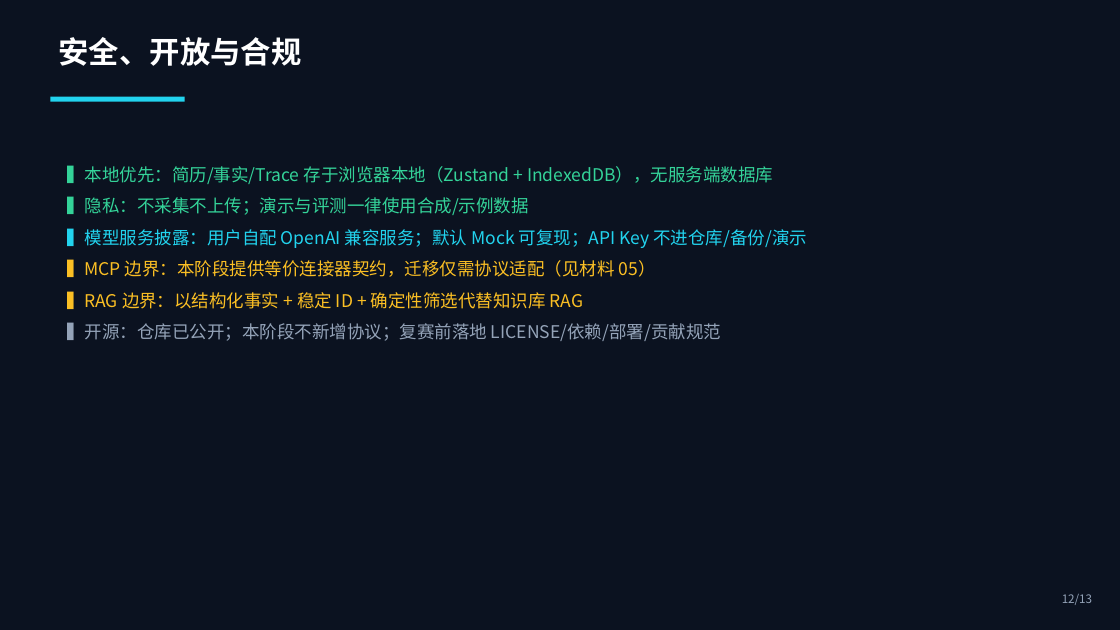
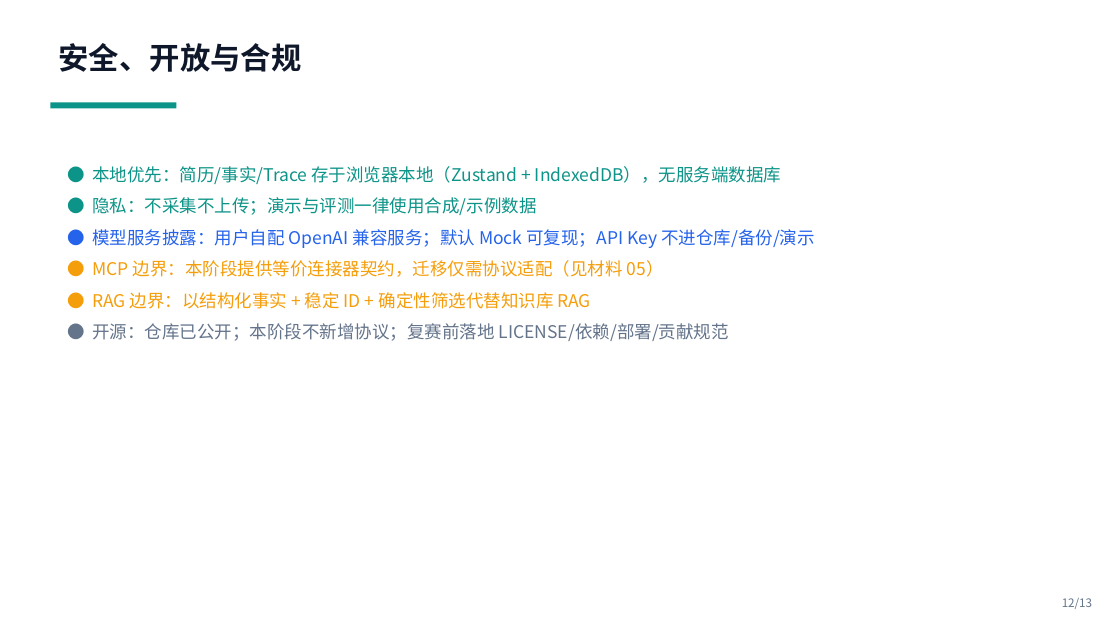
Before and after one commit to yingchao4399/resume-expert, a slide deck: slide 12 of competition/initial/01-solution-deck.pptx. Drawn at 1120x630 pixels with LibreOffice and Linux fonts; fonts in the diff are those of the drawing. Boxes give left, top, right and bottom in pixels: in the first picture for what was removed or moved away, otherwise in the second. Text is boxed around its words. In the diff, an @@ line names an element or a change of style, - is before the commit and + after.

```diff
--- a/competition/initial/01-solution-deck.pptx
+++ b/competition/initial/01-solution-deck.pptx
@@ rectangle removed at bbox=[0, 0, 1120, 630] @@
@@ text "安全、开放与合规" at bbox=[59, 43, 302, 72]: text colour #FFFFFF to #0F172A @@
@@ rectangle: place and size @@
-rectangle at bbox=[50, 97, 185, 102]
+rectangle at bbox=[50, 103, 176, 108]
@@ rectangle at bbox=[50, 103, 176, 108]: fill #22D3EE to #0D9488 @@
@@ text at bbox=[92, 166, 815, 341]: text changed; text colour #34D399 to #0D9488 @@
-▍本地优先：简历/事实/Trace 存于浏览器本地（Zustand + IndexedDB），无服务端数据库
-▍隐私：不采集不上传；演示与评测一律使用合成/示例数据
-▍模型服务披露：用户自配 OpenAI 兼容服务；默认 Mock 可复现；API Key 不进仓库/备份/演示
-▍MCP 边界：本阶段提供等价连接器契约，迁移仅需协议适配（见材料 05）
-▍RAG 边界：以结构化事实 + 稳定 ID + 确定性筛选代替知识库 RAG
-▍开源：仓库已公开；本阶段不新增协议；复赛前落地 LICENSE/依赖/部署/贡献规范
+● 本地优先：简历/事实/Trace 存于浏览器本地（Zustand + IndexedDB），无服务端数据库
+● 隐私：不采集不上传；演示与评测一律使用合成/示例数据
+● 模型服务披露：用户自配 OpenAI 兼容服务；默认 Mock 可复现；API Key 不进仓库/备份/演示
+● MCP 边界：本阶段提供等价连接器契约，迁移仅需协议适配（见材料 05）
+● RAG 边界：以结构化事实 + 稳定 ID + 确定性筛选代替知识库 RAG
+● 开源：仓库已公开；本阶段不新增协议；复赛前落地 LICENSE/依赖/部署/贡献规范
@@ text "12/13" at bbox=[1062, 598, 1092, 609]: text colour #94A3B8 to #64748B @@
```
Also in this commit, not shown: 12 other slides changed, 9 other files.
